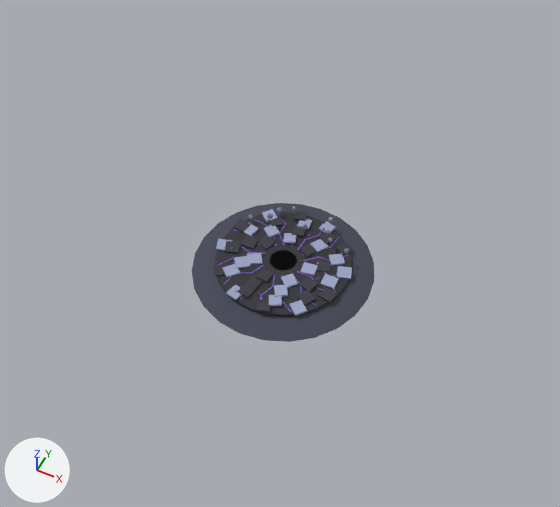
What one commit did to the glTF model game/assets/3d/env/riftling.glb.
One viewpoint serves both versions: a 50 mm lens placed at (19.9, -40.5, 51.3), pointed at (1.0, -2.6, 4.0). Every picture has the same lights, and +X, +Y and +Z are marked at lower left. The first picture is the older version. Vertices at exactly the same position are counted once.

Names of what the first picture shows: 'RiftlingGround'.
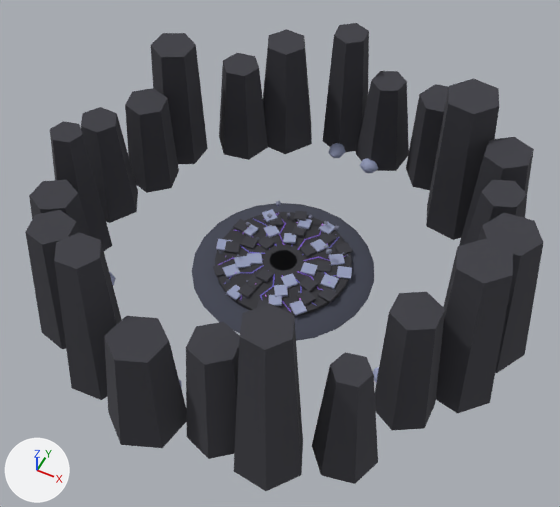
What differs and where, as boxes [x1, y1, x2, y2] in the pictures (560 x 507 px; the box of a moved part takes in the faces that stretch with it):
'RiftlingGround', reshaped (184% wider, 235% taller)
    before: [192, 203, 374, 342]
    after: [25, 23, 543, 491]
part 1 of me_cone, moved or reshaped (not visible before)
    after: [360, 158, 378, 173]
part 2 of me_cone, moved or reshaped (not visible before)
    after: [328, 143, 346, 158]
part 3 of me_cone, moved or reshaped (not visible before)
    after: [109, 272, 116, 285]
part 4 of me_cone, moved or reshaped (not visible before)
    after: [373, 367, 379, 382]
part 5 of me_cone, moved or reshaped
    before: [328, 237, 333, 243]
    after: [326, 249, 332, 254]
part 6 of me_cone, moved or reshaped
    before: [276, 207, 282, 212]
    after: [276, 201, 281, 206]
part 7 of me_cone, deleted
    before: [234, 206, 349, 300]
part 8 of me_cone, built on
    after: [218, 213, 349, 300]
part 9 of me_cone, added
    after: [25, 23, 543, 491]

Edits to the bpy script that builds the scene:
```text
Change me_cone:
    used by ob_riftlingground; location = (0.0, 0.0, 0.0)
    remove me_cone.from_pydata(...)  # 1744 vertices, 2972 faces; spans x -8.1..8.1, y -8.1..8.1, z -0.9..1.8
    add me_cone.from_pydata(...)  # 2192 vertices, 3748 faces; spans x -21.0..21.6, y -21.1..21.0, z -1.1..13.9
    me_cone part 1: the loose piece of 23 vertices spanning x 2.2..2.7, y 4.3..4.7, z -0.2..0.1 is turned -32.6 degrees about the z axis through its middle and scaled by 4, then moved by (-0.5, 10.6, -0.1)
    me_cone part 2: the loose piece of 23 vertices spanning x -2.5..-2.2, y -2.1..-1.7, z -0.2..0.1 is scaled about its middle by (4.66, 4.71, 4.71), then moved by (0.6, 17.6, -0.1)
    me_cone part 3: the loose piece of 23 vertices spanning x -4.9..-4.4, y 2.3..2.8, z -0.2..0.1 is scaled about its middle by (-3.75, -3.68, 3.72), then moved by (-8.0, -11.3, -0.1)
    me_cone part 4: the loose piece of 23 vertices spanning x 3.3..3.7, y -2.8..-2.4, z -0.2..0.1 is turned 67.9 degrees about the z axis through its middle and scaled by 4.67, then moved by (8.7, -4.6, -0.1)
    me_cone part 5: the loose piece of 24 vertices spanning x 2.9..3.4, y 2.6..3.1, z 1.2..1.5 is multiplied about its middle by the matrix ((-1.076, 0.488, -0.208), (-0.504, -1.088, 0.055), (-0.166, 0.137, 1.181)), then moved by (0.4, -1.2, -0.1)
    me_cone part 6: the loose piece of 24 vertices spanning x -3.0..-2.5, y 4.4..4.9, z 0.6..1.2 is multiplied about its middle by the matrix ((0.537, 0.7, -0.425), (-0.733, 0.185, -0.622), (-0.365, 0.659, 0.625)), then moved by (-0.1, -0.1, 0.8)
    me_cone part 7: 19 loose pieces with 285 vertices, spanning x -5.5..5.2, y -5.4..5.6, z -0.3..1.6, are deleted
    me_cone part 8: 8 vertices moved within x -2.8..0.0, y 4.6..5.6, z 0.0..0.5; 51 vertices removed from x -4.6..5.4, y -1.3..5.6, z -0.1..0.5; 520 vertices added at x -5.6..5.7, y -5.3..5.4, z -0.3..0.6
    me_cone part 9: 264 vertices added at x -21.0..21.6, y -21.1..21.0, z -1.1..13.9
    other edits to the shape of me_cone do not show in these pictures
```
